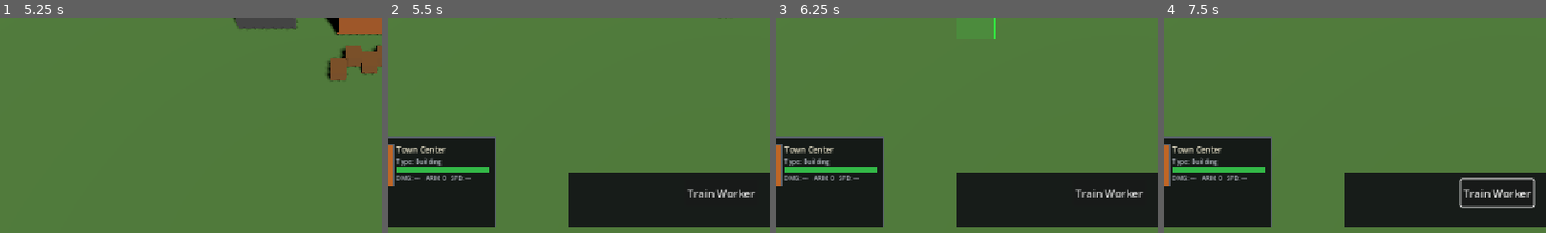
Above: before the commit, frames 1-4 (left to right).
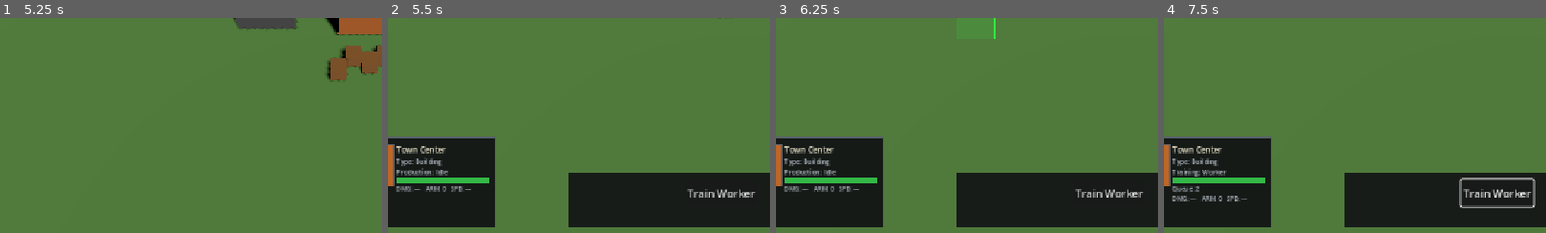
Above: after the commit, the same moments.

Repository: nplvkntx/endless-battle
Game: Godot game, scene res://scenes/main.tscn
Same seed, same stepped clock (60 frames per second), same inputs: the game is played once before the commit and once after it.
Inputs (mouse positions are % of the whole screen's width and height, from its top left):
- Up to frame 1 (5.25 s): tap Enter at 0.5, 2.75 s; move the mouse to (72, 45) at 0.52 s; hold Right (ui_right) 0.53-1.25 s; tap B at 0.6 s; click (72, 45) at 0.67 s; drag from (30, 55) to (45, 70) at 1.27 s; tap Space at 2 s; move the mouse to (60, 28) at 2.02 s; hold Right (ui_right) 2.03-2.75 s; tap T at 2.1 s; drag from (45, 70) to (20, 35) at 2.77 s; move the mouse to (80, 65) at 3.52 s; hold Left (ui_left) 3.53-4.25 s; tap C at 3.6 s; drag from (20, 35) to (35, 25) at 4.27 s; move the mouse to (55, 50) at 5.02 s; hold Down (ui_down) from 5.03 s (still down); tap E at 5.1 s; click (55, 50) at 5.17 s
- Up to frame 2 (5.5 s): keep holding Down (ui_down)
- Up to frame 3 (6.25 s): release Down (ui_down) at 5.75 s; drag from (35, 25) to (30, 55) at 5.77 s
- Up to frame 4 (7.5 s): click "Train Worker" at 6.5 s; tap Space at 7.25 s; move the mouse to (72, 45) at 7.27 s; hold Up (ui_up) from 7.28 s (still down); tap R at 7.35 s
The pictures show only the part of the screen within x 6-56%, y 50-100%; the shares and areas given below are measured in that part.

Frame 1 is identical in both runs. In frame 2, 1.8% of the frame differs, in the area x 2-27%, y 69-81%; in frame 3, 1.8%; in frame 4, 2.0%, in the area x 2-27%, y 69-86%.

Commit message:
Show building production queue in HUD

Diff:
--- a/scripts/ui/selection_info_panel.gd
+++ b/scripts/ui/selection_info_panel.gd
@@ -9,6 +9,8 @@
 @onready var _name_label: Label = $MarginContainer/HBoxContainer/InfoVBox/NameLabel
 @onready var _level_label: Label = $MarginContainer/HBoxContainer/InfoVBox/LevelLabel
 @onready var _type_label: Label = $MarginContainer/HBoxContainer/InfoVBox/TypeLabel
+@onready var _task_label: Label = $MarginContainer/HBoxContainer/InfoVBox/TaskLabel
+@onready var _building_detail_label: Label = $MarginContainer/HBoxContainer/InfoVBox/BuildingDetailLabel
 @onready var _hp_bar: ProgressBar = $MarginContainer/HBoxContainer/InfoVBox/HPBar
 @onready var _mana_bar: ProgressBar = $MarginContainer/HBoxContainer/InfoVBox/ManaBar
 @onready var _health_label: Label = $MarginContainer/HBoxContainer/InfoVBox/HealthLabel
@@ -20,6 +22,9 @@
 
 var _tracked_health_component: HealthComponent = null
 var _tracked_hero: Hero = null
+var _tracked_command_center: CommandCenter = null
+var _tracked_barracks: Barracks = null
+var _tracked_hero_altar: HeroAltar = null
 
 const PORTRAIT_STYLES: Dictionary = {
 	"worker": {"color": Color(0.55, 0.35, 0.15, 1), "label": "W"},
@@ -58,6 +63,7 @@
 func _refresh_panel() -> void:
 	_clear_health_tracking()
 	_clear_mana_tracking()
+	_clear_production_tracking()
 
 	var selection_manager: Node = get_node_or_null(selection_manager_path)
 	if selection_manager == null:
@@ -96,6 +102,7 @@
 	_health_label.visible = false
 	_mana_label.visible = false
 	_stats_row.visible = false
+	_hide_production_display()
 
 	match category:
 		&"workers":
@@ -139,6 +146,7 @@
 	_configure_health_display(unit)
 	_configure_mana_display(unit)
 	_configure_stats_display(unit)
+	_hide_production_display()
 
 
 func _show_building_info(building: Building) -> void:
@@ -157,6 +165,7 @@
 	_mana_bar.visible = false
 	_mana_label.visible = false
 	_configure_stats_display(building)
+	_configure_production_display(building)
 
 
 func _set_portrait(portrait_key: String) -> void:
@@ -287,6 +296,166 @@
 
 func _hide_panel() -> void:
 	visible = false
+	_hide_production_display()
+
+
+func _hide_production_display() -> void:
+	_task_label.visible = false
+	_building_detail_label.visible = false
+
+
+func _configure_production_display(building: Building) -> void:
+	if building is CommandCenter:
+		_tracked_command_center = building as CommandCenter
+		if _tracked_command_center.has_signal("worker_queue_changed"):
+			_tracked_command_center.worker_queue_changed.connect(_on_production_changed)
+		_update_command_center_production()
+		return
+
+	if building is Barracks:
+		_tracked_barracks = building as Barracks
+		if _tracked_barracks.has_signal("swordsman_queue_changed"):
+			_tracked_barracks.swordsman_queue_changed.connect(_on_production_changed)
+		if _tracked_barracks.has_signal("archer_queue_changed"):
+			_tracked_barracks.archer_queue_changed.connect(_on_production_changed)
+		_update_barracks_production()
+		return
+
+	if building is HeroAltar:
+		_tracked_hero_altar = building as HeroAltar
+		if _tracked_hero_altar.has_signal("hero_altar_state_changed"):
+			_tracked_hero_altar.hero_altar_state_changed.connect(_on_production_changed)
+		_update_hero_altar_production()
+		return
+
+	_hide_production_display()
+
+
+func _on_production_changed(_value: int = 0) -> void:
+	if _tracked_command_center != null and is_instance_valid(_tracked_command_center):
+		_update_command_center_production()
+		return
+
+	if _tracked_barracks != null and is_instance_valid(_tracked_barracks):
+		_update_barracks_production()
+		return
+
+	if _tracked_hero_altar != null and is_instance_valid(_tracked_hero_altar):
+		_update_hero_altar_production()
+
+
+func _update_command_center_production() -> void:
+	if _tracked_command_center == null or not is_instance_valid(_tracked_command_center):
+		_hide_production_display()
+		return
+
+	var queue_count: int = -1
+	if _tracked_command_center.has_method("get_worker_queue_count"):
+		queue_count = _tracked_command_center.get_worker_queue_count()
+
+	if queue_count > 0:
+		_task_label.text = "Training: Worker"
+		_task_label.visible = true
+		_building_detail_label.text = "Queue: %d" % queue_count
+		_building_detail_label.visible = true
+	elif queue_count == 0:
+		_task_label.text = "Production: Idle"
+		_task_label.visible = true
+		_building_detail_label.visible = false
+	else:
+		_hide_production_display()
+
+
+func _update_barracks_production() -> void:
+	if _tracked_barracks == null or not is_instance_valid(_tracked_barracks):
+		_hide_production_display()
+		return
+
+	var swordsman_count: int = -1
+	var archer_count: int = -1
+	if _tracked_barracks.has_method("get_swordsman_queue_count"):
+		swordsman_count = _tracked_barracks.get_swordsman_queue_count()
+	if _tracked_barracks.has_method("get_archer_queue_count"):
+		archer_count = _tracked_barracks.get_archer_queue_count()
+
+	var training_parts: PackedStringArray = []
+	if swordsman_count > 0:
+		training_parts.append("Swordsman")
+	if archer_count > 0:
+		training_parts.append("Archer")
+
+	if training_parts.is_empty():
+		if swordsman_count == 0 and archer_count == 0:
+			_task_label.text = "Production: Idle"
+			_task_label.visible = true
+			_building_detail_label.visible = false
+		else:
+			_hide_production_display()
+		return
+
+	_task_label.text = "Training: %s" % ", ".join(training_parts)
+	_task_label.visible = true
+
+	var queue_parts: PackedStringArray = []
+	if swordsman_count >= 0:
+		queue_parts.append("SW %d" % swordsman_count)
+	if archer_count >= 0:
+		queue_parts.append("AR %d" % archer_count)
+
+	if queue_parts.is_empty():
+		_building_detail_label.visible = false
+	else:
+		_building_detail_label.text = "Queue: %s" % " | ".join(queue_parts)
+		_building_detail_label.visible = true
+
+
+func _update_hero_altar_production() -> void:
+	if _tracked_hero_altar == null or not is_instance_valid(_tracked_hero_altar):
+		_hide_production_display()
+		return
+
+	var is_training: bool = false
+	if _tracked_hero_altar.has_method("is_training_hero"):
+		is_training = _tracked_hero_altar.is_training_hero()
+
+	if is_training:
+		_task_label.text = "Training: Hero"
+	else:
+		_task_label.text = "Production: Idle"
+	_task_label.visible = true
+	_building_detail_label.visible = false
+
+
+func _clear_production_tracking() -> void:
+	if _tracked_command_center != null and is_instance_valid(_tracked_command_center):
+		if (
+			_tracked_command_center.has_signal("worker_queue_changed")
+			and _tracked_command_center.worker_queue_changed.is_connected(_on_production_changed)
+		):
+			_tracked_command_center.worker_queue_changed.disconnect(_on_production_changed)
+
+	if _tracked_barracks != null and is_instance_valid(_tracked_barracks):
+		if (
+			_tracked_barracks.has_signal("swordsman_queue_changed")
+			and _tracked_barracks.swordsman_queue_changed.is_connected(_on_production_changed)
+		):
+			_tracked_barracks.swordsman_queue_changed.disconnect(_on_production_changed)
+		if (
+			_tracked_barracks.has_signal("archer_queue_changed")
+			and _tracked_barracks.archer_queue_changed.is_connected(_on_production_changed)
+		):
+			_tracked_barracks.archer_queue_changed.disconnect(_on_production_changed)
+
+	if _tracked_hero_altar != null and is_instance_valid(_tracked_hero_altar):
+		if (
+			_tracked_hero_altar.has_signal("hero_altar_state_changed")
+			and _tracked_hero_altar.hero_altar_state_changed.is_connected(_on_production_changed)
+		):
+			_tracked_hero_altar.hero_altar_state_changed.disconnect(_on_production_changed)
+
+	_tracked_command_center = null
+	_tracked_barracks = null
+	_tracked_hero_altar = null
 
 
 func _get_unit_info(unit: Unit) -> Dictionary:
